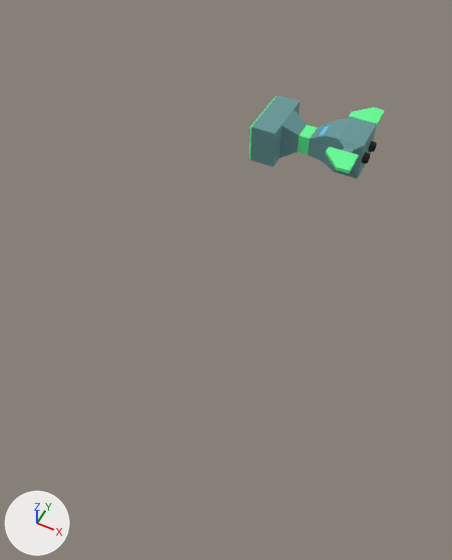
One commit to the Blender file blender/ships.blend: the scene before it, then after it.
One viewpoint serves both versions: a 50 mm camera at (8.2, -25.4, 18.8) aimed at (-0.2, -8.5, -2.3). Arrows for +X, +Y and +Z are at lower left; the lights stay in place.

The first picture shows 'Defender'.
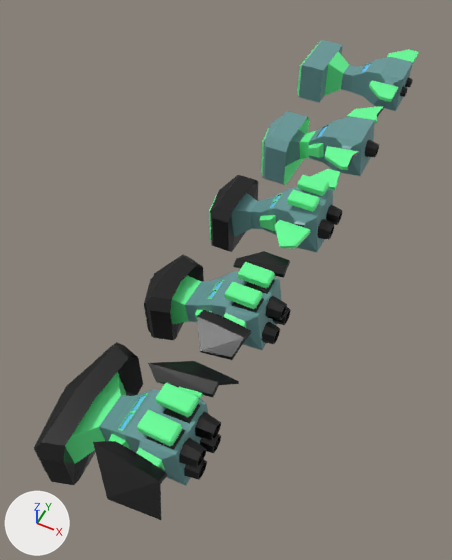
Commit message: Defender models

What differs and where, as boxes [x1, y1, x2, y2] in the pictures (452 x 560 px):
```json
{"object": "Defender5", "change": "added", "after": [34, 342, 239, 520]}
{"object": "Defender", "change": "surface changed, moved", "before": [249, 95, 385, 179], "after": [297, 40, 419, 111]}
{"object": "Defender4", "change": "added", "after": [144, 251, 291, 360]}
{"object": "Defender3", "change": "added", "after": [209, 169, 342, 252]}
{"object": "Defender2", "change": "added", "after": [261, 106, 384, 185]}
{"part": 1, "of": "me_cube_014", "change": "surface changed", "before": [279, 110, 317, 158], "after": [324, 52, 359, 96]}
```

The change, as JSON lines over the scene's bpy script:
```json
{"op": "add", "block": "img_ship_material_1_png_001", "code": ["img_ship_material_1_png_001 = load_image('ship_material_1.png.001', 'ship_material_1.png', 256, 256, 'sRGB')"]}
{"op": "add", "block": "mat_material_002", "code": ["mat_material_002 = principled_material('Material.002')", "mat_material_002.texture = img_ship_material_1_png_001", "mat_material_002.roughness = 0.4"]}
{"block": "me_cube_014", "where": "me_cube_014.from_pydata(...)  # 98 vertices, 80 faces; spans x -2.44..3.45, y -2.71..0.0, z -1.0..1.27"}
{"block": "me_cube_014", "where": "# used by ob_defender; location = (0.0, 0.0, 0.0)"}
{"block": "me_cube_014", "change": "me_cube_014 part 1: texture (UV) coordinates of 9 of 80 faces, centred in x -0.58..2.57, y -0.65..-0.26, z -0.75..0.75, changed; they spanned u 0.11..0.9, v 0.1..0.9 and now span u 0.11..0.9, v 0.12..0.9"}
{"op": "add", "block": "me_cube_019", "code": ["me_cube_019 = bpy.data.meshes.new('Cube.019')", "me_cube_019.from_pydata(...)  # 224 vertices, 192 faces; spans x -2.0..3.67, y -2.74..0.0, z -2.02..1.89", "me_cube_019.materials.append(mat_material_002)  # picture img_ship_material_1_png_001"]}
{"op": "add", "block": "me_cube_018", "code": ["me_cube_018 = bpy.data.meshes.new('Cube.018')", "me_cube_018.from_pydata(...)  # 215 vertices, 180 faces; spans x -2.0..3.67, y -2.74..0.0, z -2.02..1.89", "me_cube_018.materials.append(mat_material_002)  # picture img_ship_material_1_png_001"]}
{"op": "add", "block": "me_cube_016", "code": ["me_cube_016 = bpy.data.meshes.new('Cube.016')", "me_cube_016.from_pydata(...)  # 192 vertices, 166 faces; spans x -2.0..3.67, y -2.78..0.0, z -2.02..1.89", "me_cube_016.materials.append(mat_material_002)  # picture img_ship_material_1_png_001"]}
{"op": "add", "block": "me_cube_015", "code": ["me_cube_015 = bpy.data.meshes.new('Cube.015')", "me_cube_015.from_pydata(...)  # 121 vertices, 99 faces; spans x -2.0..3.67, y -2.71..0.0, z -2.23..1.46", "me_cube_015.materials.append(mat_material_002)  # picture img_ship_material_1_png_001"]}
{"op": "set", "path": "ob_defender.location", "old": "(0.0, 0.0, 0.0)", "new": "(0.0, 6.52, 0.0)"}
{"op": "add", "block": "ob_defender5", "code": ["ob_defender5 = bpy.data.objects.new('Defender5', me_cube_019)", "ob_defender5.location = (0.0, -17.39, 0.0)", "_m = ob_defender5.modifiers.new('Mirror', 'MIRROR')", "_m.use_axis = (False, True, False)", "_m.use_clip = True"]}
{"op": "add", "block": "ob_defender4", "code": ["ob_defender4 = bpy.data.objects.new('Defender4', me_cube_018)", "ob_defender4.location = (0.0, -11.5, 0.0)", "_m = ob_defender4.modifiers.new('Mirror', 'MIRROR')", "_m.use_axis = (False, True, False)", "_m.use_clip = True"]}
{"op": "add", "block": "ob_defender3", "code": ["ob_defender3 = bpy.data.objects.new('Defender3', me_cube_016)", "ob_defender3.location = (0.0, -5.78, 0.0)", "_m = ob_defender3.modifiers.new('Mirror', 'MIRROR')", "_m.use_axis = (False, True, False)", "_m.use_clip = True"]}
{"op": "add", "block": "ob_defender2", "code": ["ob_defender2 = bpy.data.objects.new('Defender2', me_cube_015)", "ob_defender2.location = (0.0, 0.0, 0.0)", "_m = ob_defender2.modifiers.new('Mirror', 'MIRROR')", "_m.use_axis = (False, True, False)", "_m.use_clip = True"]}
```
